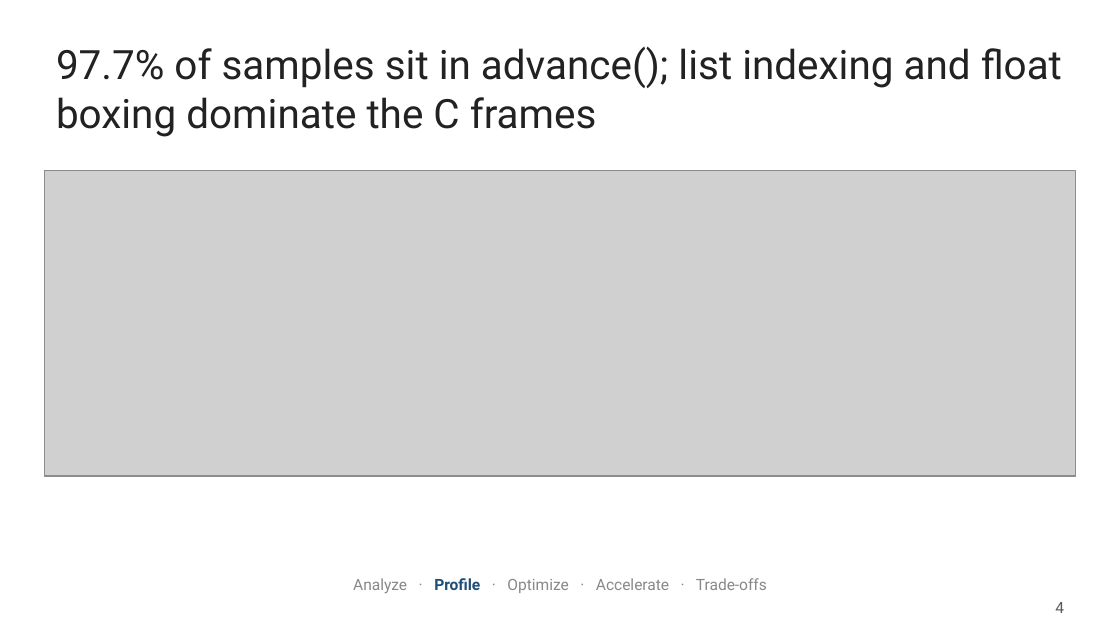
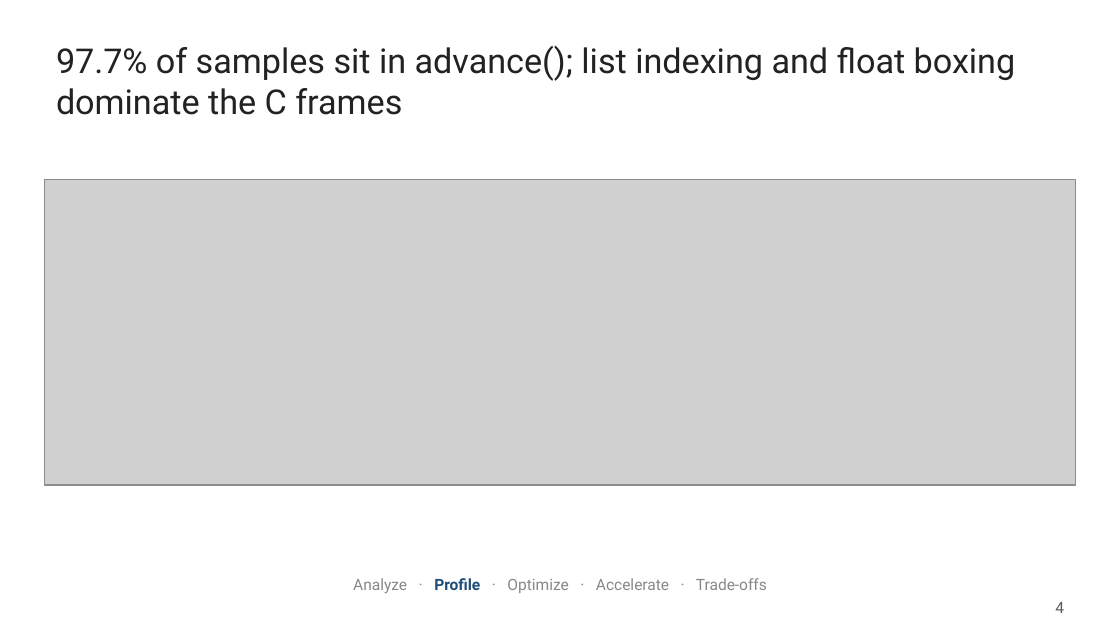
Before and after one commit to matanco64/HWSW_Project, a slide deck: slide 4 of presentation/verify/HWSW project — nbody & pyflate.pptx. Drawn at 1120x630 pixels with LibreOffice and Linux fonts; fonts in the diff are those of the drawing; grey boxes stand for pictures. Boxes give left, top, right and bottom in pixels: in the first picture for what was removed or moved away, otherwise in the second. Text is boxed around its words. In the diff, an @@ line names an element or a change of style, - is before the commit and + after.

```diff
--- a/presentation/verify/HWSW project — nbody & pyflate.pptx
+++ b/presentation/verify/HWSW project — nbody & pyflate.pptx
@@ title "97.7% of samples sit in ..." at [56,46,1016,115]: size 26 to 22 pt @@
@@ picture: place and size @@
-picture at [45,170,1075,476]
+picture at [45,179,1075,485]
```
Also in this commit, not shown: 3 other slides changed, 8 slides added, 19 other files.
